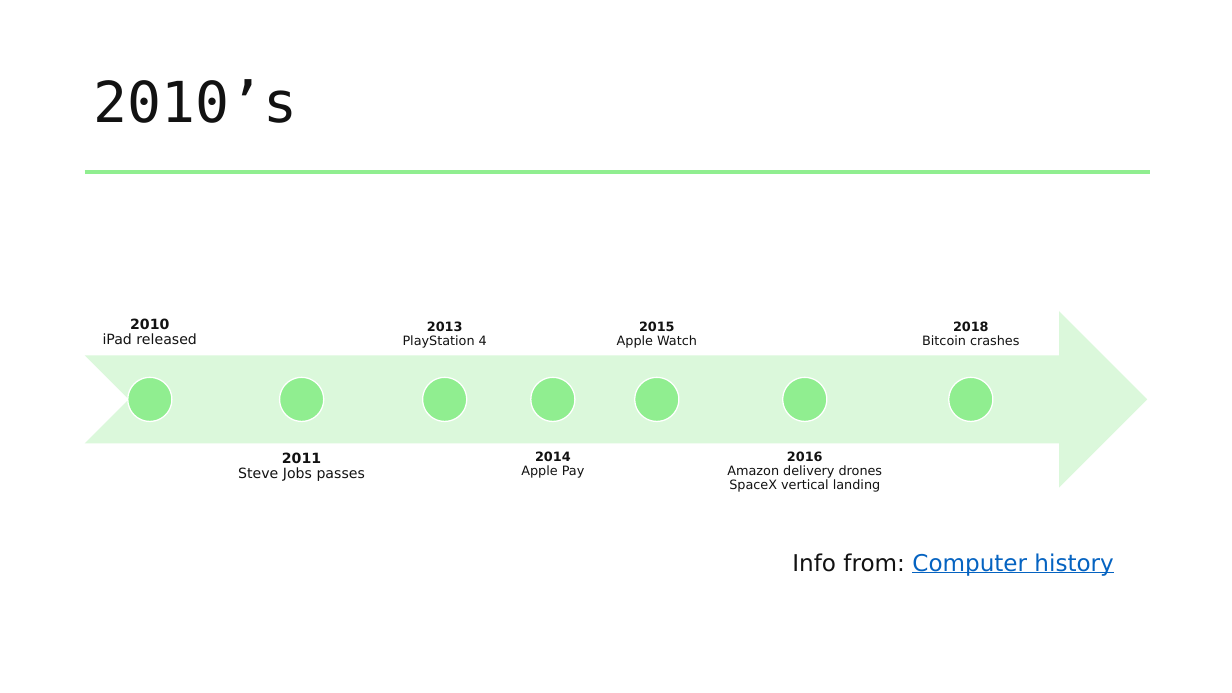
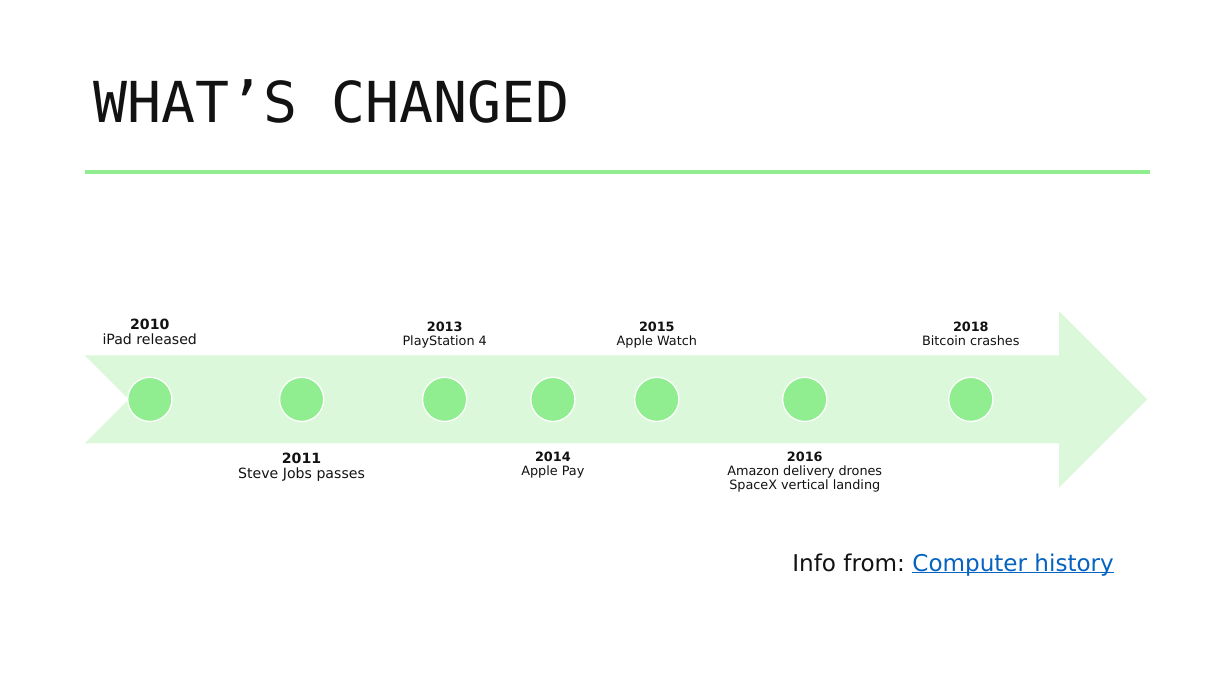
Before and after one commit to benchiverton/Blog, a slide deck: slide 15 of src/BenChiverton.Blog/Resources/Downloads/evolution_of_IT/evolution_of_IT.pptx (slide 8 before the commit). Drawn at 1232x693 pixels with LibreOffice and Linux fonts; fonts in the diff are those of the drawing. Boxes give left, top, right and bottom in pixels: in the first picture for what was removed or moved away, otherwise in the second. Text is boxed around its words. In the diff, an @@ line names an element or a change of style, - is before the commit and + after.

```diff
--- a/src/BenChiverton.Blog/Resources/Downloads/evolution_of_IT/evolution_of_IT.pptx
+++ b/src/BenChiverton.Blog/Resources/Downloads/evolution_of_IT/evolution_of_IT.pptx
@@ title at [94, 79, 570, 123]: text changed @@
-2010’s
+WHAT’S CHANGED
```
Also in this commit, not shown: 7 other slides changed, 15 slides added, 3 slides removed.
